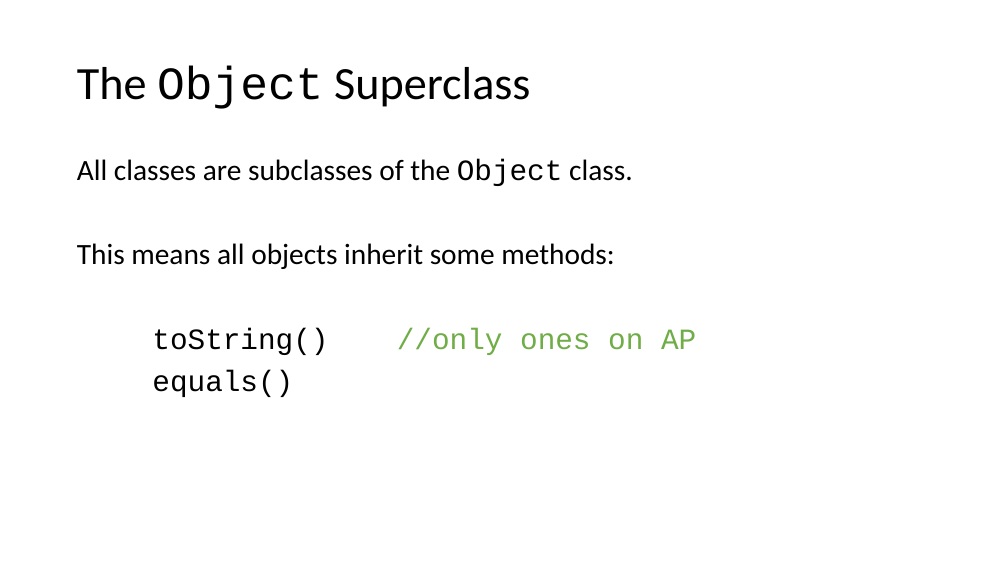
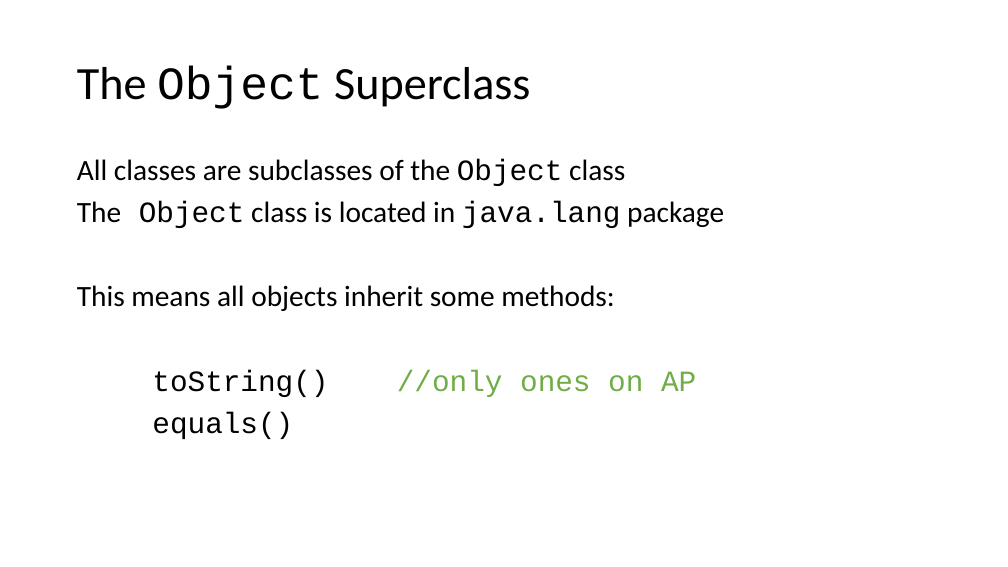
Before and after one commit to TEALSK12/apcsa-public, a slide deck: slide 43 of curriculum/Unit6/Unit6.pptx (slide 44 before the commit). Drawn at 1008x567 pixels with LibreOffice and Linux fonts; fonts in the diff are those of the drawing. Boxes give left, top, right and bottom in pixels: in the first picture for what was removed or moved away, otherwise in the second. Text is boxed around its words. In the diff, an @@ line names an element or a change of style, - is before the commit and + after.

Commit message:
Added Object class located in java.lang to slide 43

```diff
--- a/curriculum/Unit6/Unit6.pptx
+++ b/curriculum/Unit6/Unit6.pptx
@@ text at <box>77,159,724,228</box>: text changed @@
-All classes are subclasses of the Object class.
+All classes are subclasses of the Object class
+The Object class is located in java.lang package
```
Also in this commit, not shown: 1 other slide changed, 1 slide removed.
